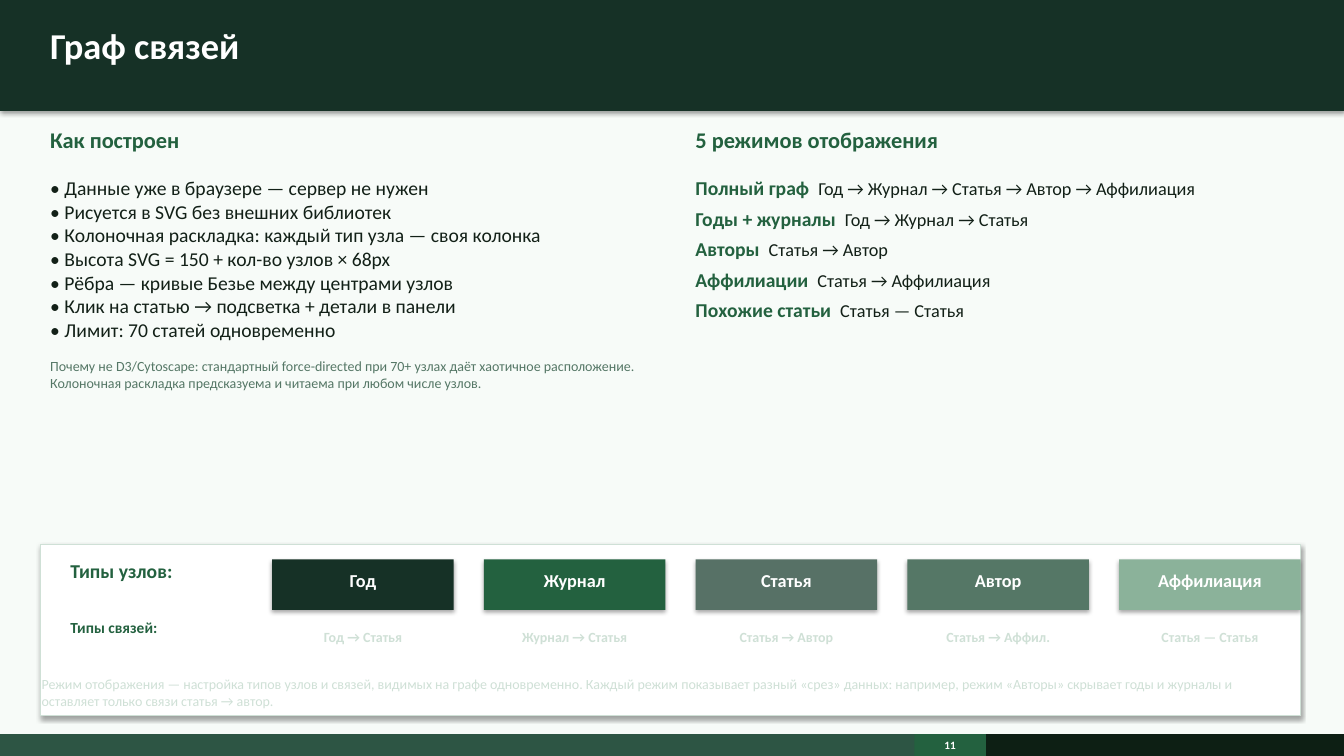
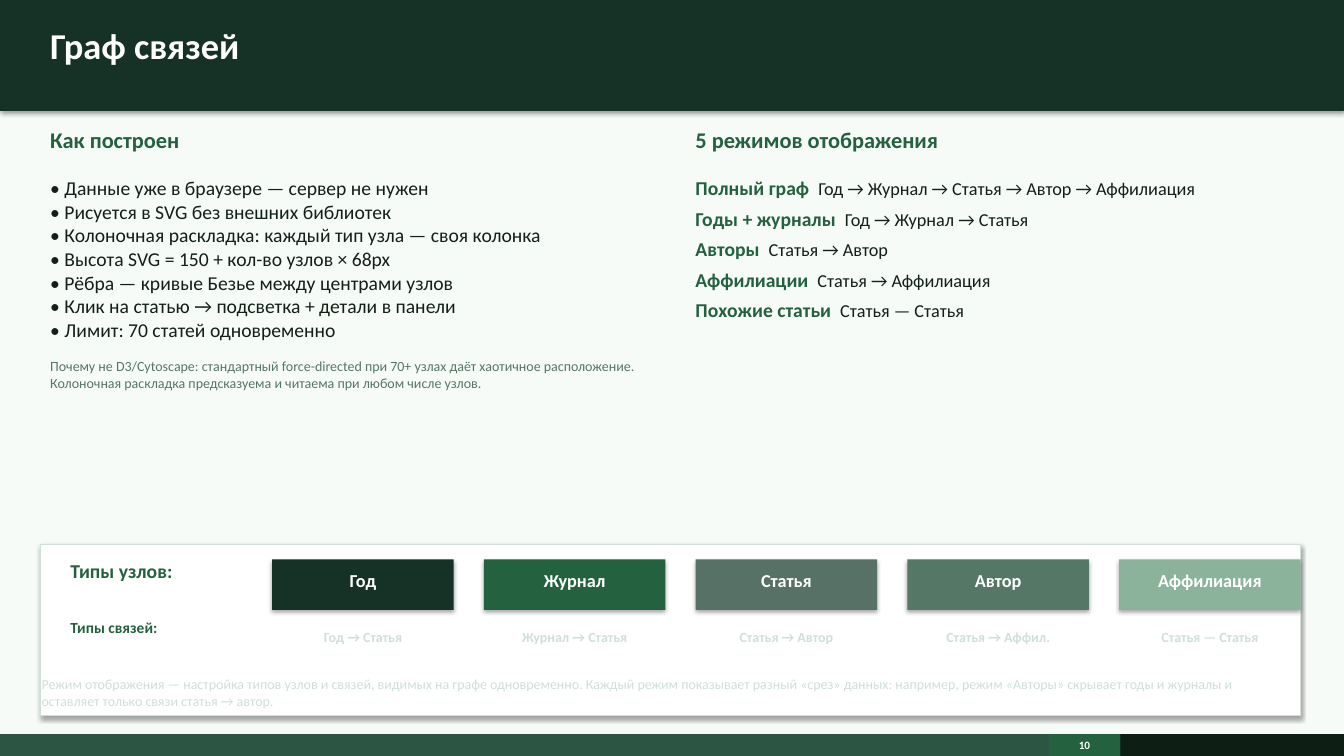
Before and after one commit to surnova2703/muiv3year, a slide deck: slide 10 of docs/Визуализация науки на основе метаданных публикаций и журналов.pptx (slide 11 before the commit). Drawn at 1344x756 pixels with LibreOffice and Linux fonts; fonts in the diff are those of the drawing. Boxes give left, top, right and bottom in pixels: in the first picture for what was removed or moved away, otherwise in the second. Text is boxed around its words. In the diff, an @@ line names an element or a change of style, - is before the commit and + after.

```diff
--- a/docs/Визуализация науки на основе метаданных публикаций и журналов.pptx
+++ b/docs/Визуализация науки на основе метаданных публикаций и журналов.pptx
@@ rectangle: place and size @@
-rectangle at [0,734,986,756]
+rectangle at [0,734,1061,756]
@@ rectangle "10": place and size @@
-rectangle "10" at [914,734,986,756]
+rectangle "10" at [1049,734,1120,756]
@@ rectangle: place and size @@
-rectangle at [927,734,986,756]
+rectangle at [1061,734,1120,756]
@@ text in rectangle at [1079,741,1090,749]: text changed @@
-11
+10
```
Also in this commit, not shown: 11 other slides changed, 1 slide removed.
